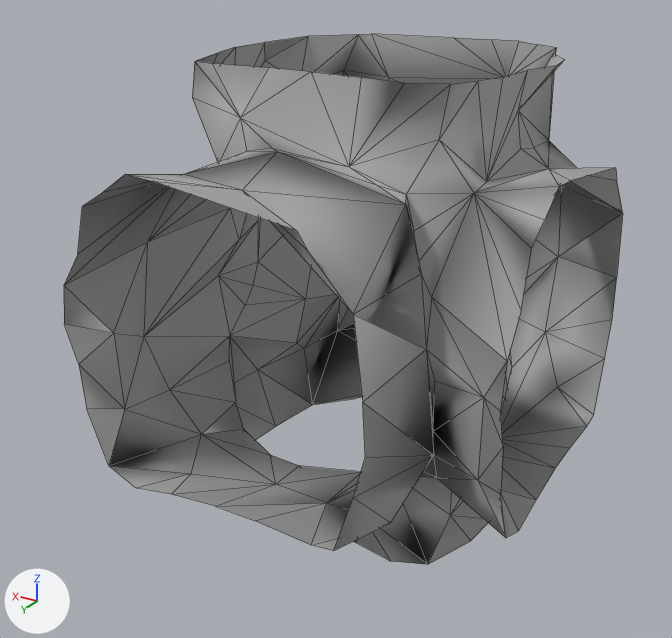
A saved change to the glTF model Rogue-Robots/Assets/Models/ModularBlocks/4UpDownConnector.gltf.
Both versions are drawn from a 50 mm lens placed at (-4.83, 8.48, 6.29), pointed at (0.13, 0.21, 2.16). The axes (+X, +Y, +Z) are drawn at lower left. The lights are the same throughout. Mesh edges are drawn as thin lines. Vertices at the same position are counted once.

In view in the first picture: '4UpDownConnector'.
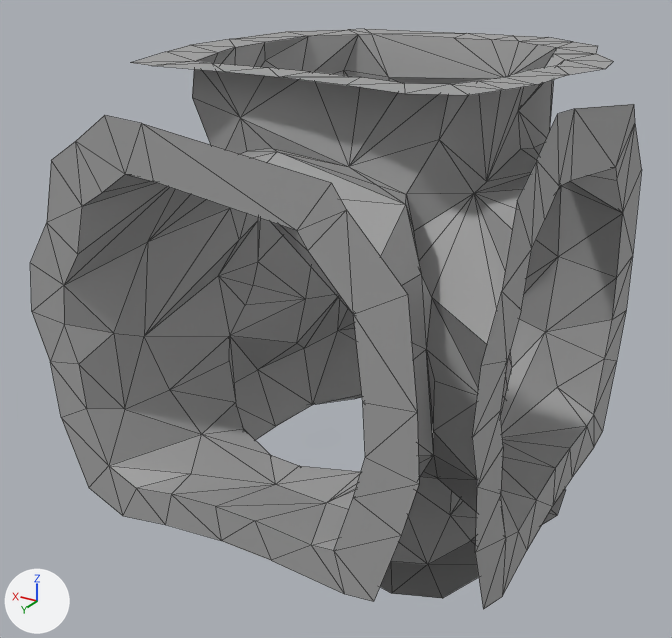
Location of each change, (x1, y1, x2, y2) in pixels of the pictures (672 x 638 px):
'4UpDownConnector', reshaped (9% wider, 9% taller): before (64, 34, 623, 565); after (30, 29, 642, 609)
part 1 of me_scene_036, added: after (30, 29, 642, 609)

What changed in the scene script:
```text
Change me_scene_036:
    used by ob_4updownconnector; location = (0.0, 0.0, 0.0)
    remove me_scene_036.from_pydata(...)  # 202 vertices, 318 faces; spans x -2.5..1.94, y -2.34..2.5, z 0.0..5.0
    add me_scene_036.from_pydata(...)  # 292 vertices, 498 faces; spans x -2.5..2.4, y -2.67..2.53, z 0.0..5.0
    me_scene_036 part 1
    90 vertices are added at x -2.5..2.4, y -2.67..2.53, z 0.0..5.0
    132 new faces join them, mat_pp_standard_material_136 (picture img_pp_color_palette)
    48 new faces join them, mat_pp_standard_material_138 (picture img_pp_color_palette)
    me_scene_036 part 2: the surface is now shaded flat
```
